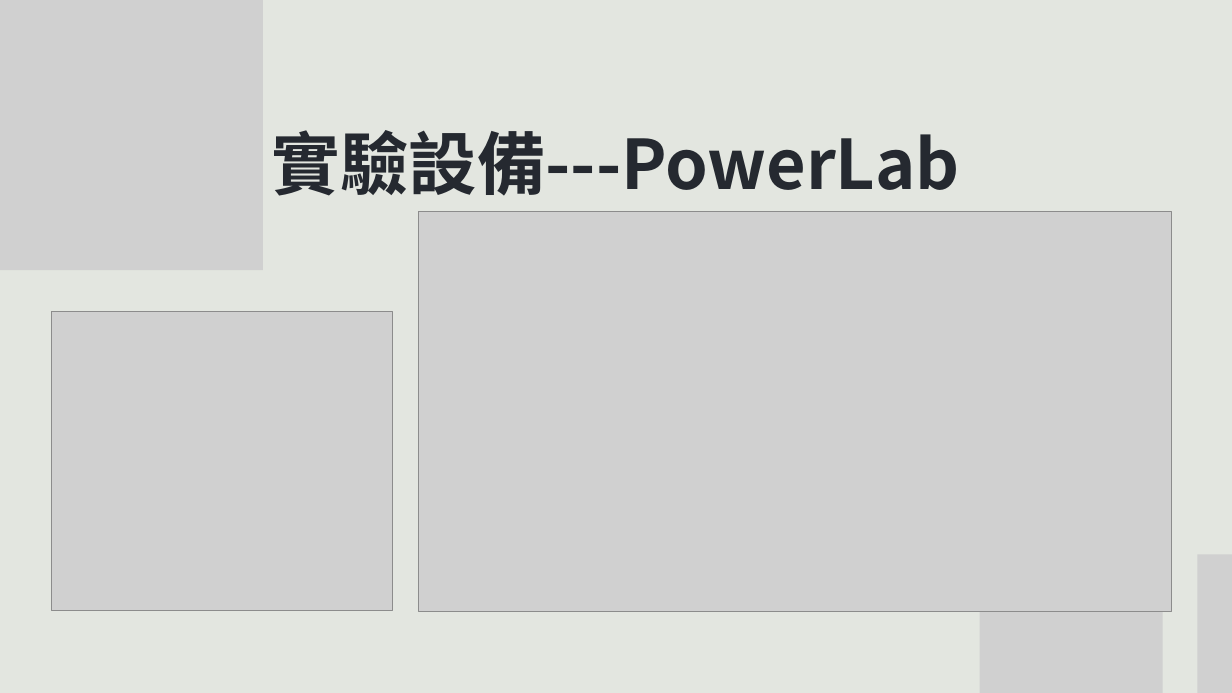
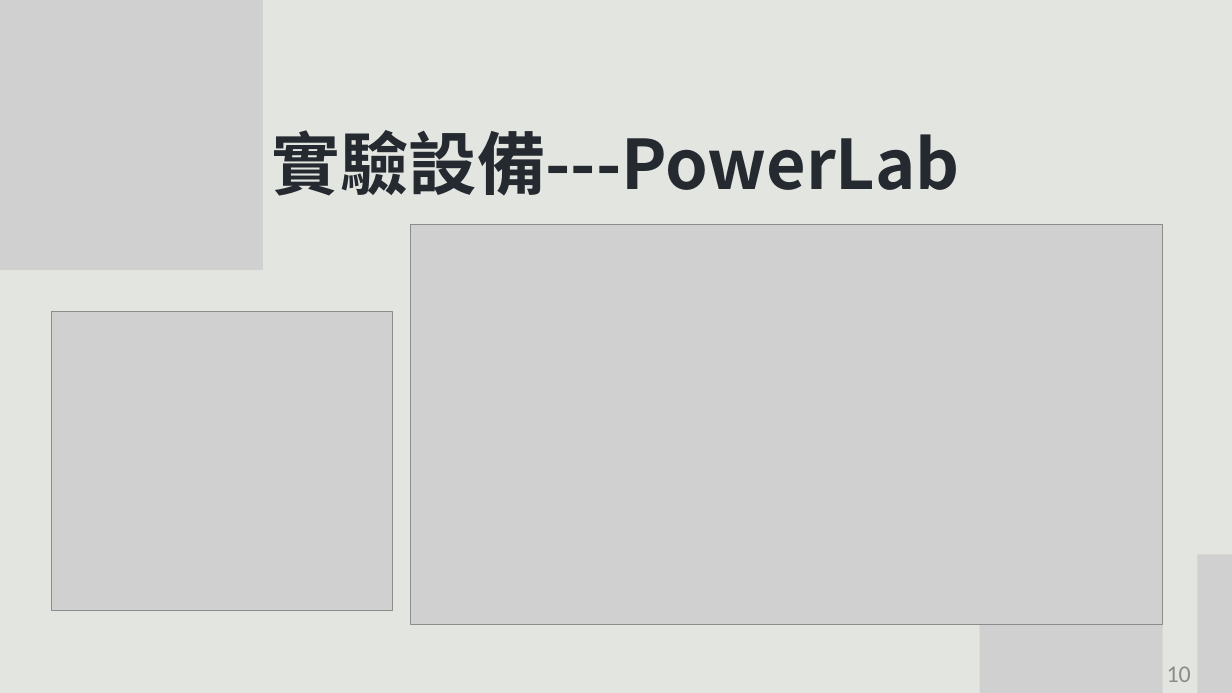
Before and after one commit to m11217045/PPG, a slide deck: slide 10 of 碩論/20250602論文ppt_卓宏旭.pptx. Drawn at 1232x693 pixels with LibreOffice and Linux fonts; fonts in the diff are those of the drawing; grey boxes stand for pictures. Boxes give left, top, right and bottom in pixels: in the first picture for what was removed or moved away, otherwise in the second. Text is boxed around its words. In the diff, an @@ line names an element or a change of style, - is before the commit and + after.

```diff
--- a/碩論/20250602論文ppt_卓宏旭.pptx
+++ b/碩論/20250602論文ppt_卓宏旭.pptx
@@ picture: place and size @@
-picture at <box>419,211,1172,611</box>
+picture at <box>410,224,1163,624</box>
@@ page number added at <box>1167,666,1191,682</box>, 28 pt, text #8C8C8C @@
+10
```
Also in this commit, not shown: 50 other slides changed.
